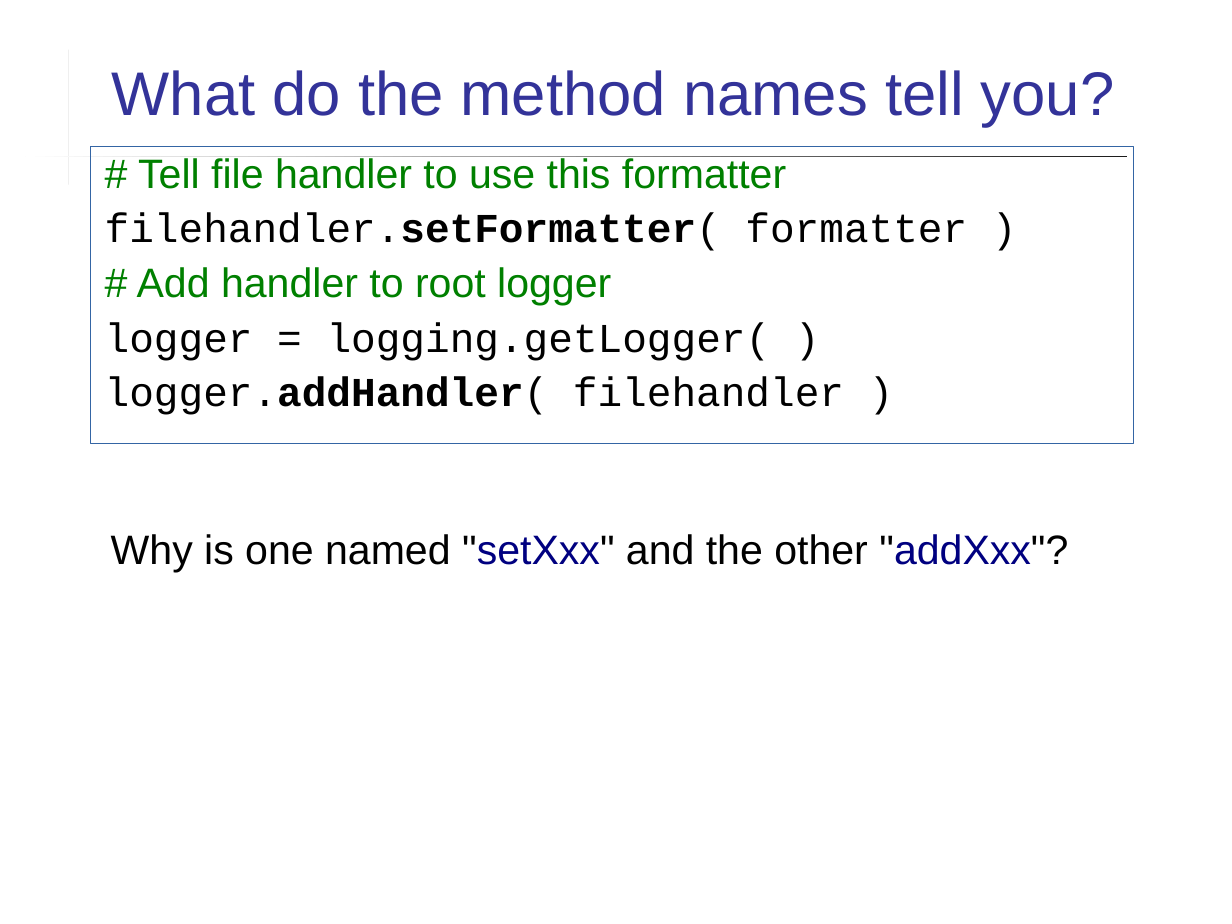
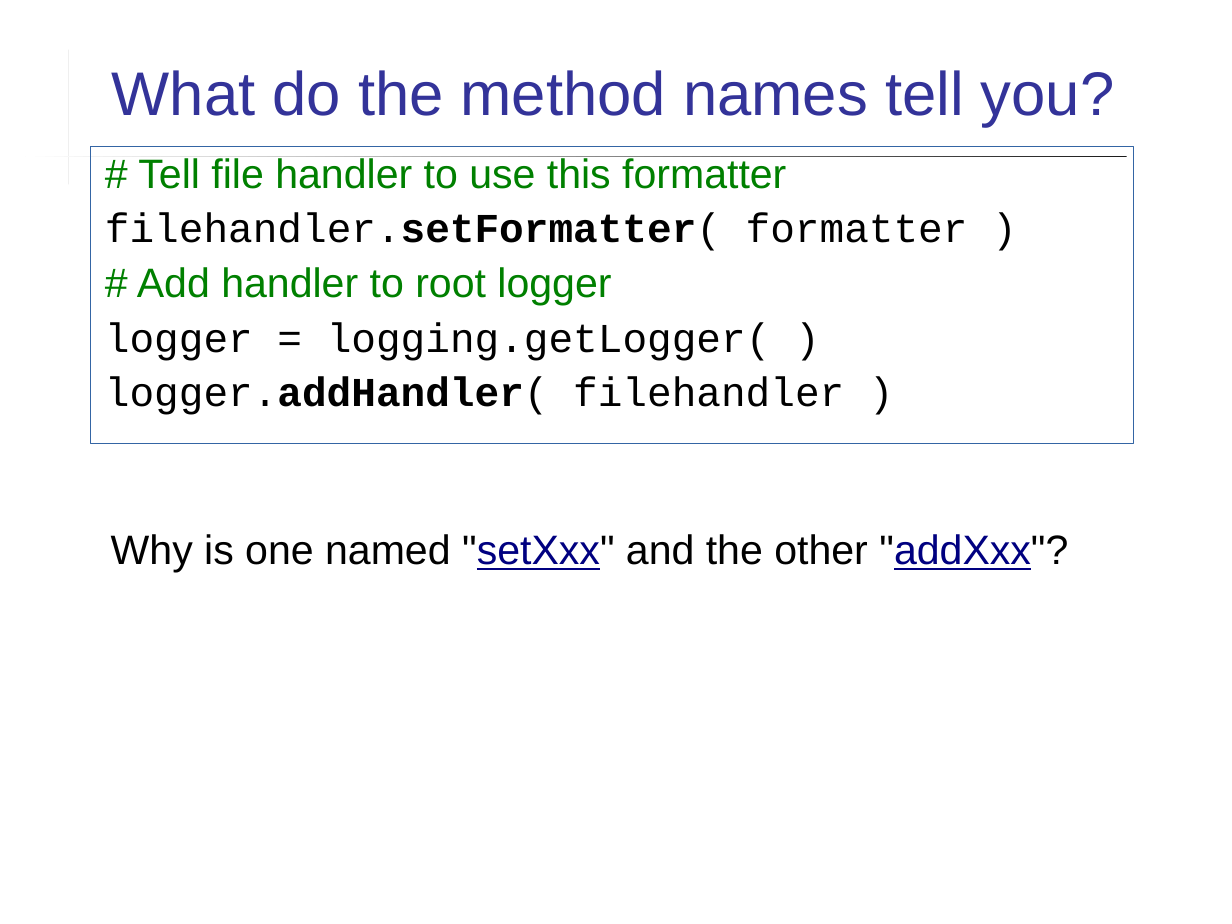
Before and after one commit to cpske/ISP, a slide deck: slide 27 of logging/Logging.ppt. Drawn at 1232x924 pixels with LibreOffice and Linux fonts; fonts in the diff are those of the drawing. Boxes give left, top, right and bottom in pixels: in the first picture for what was removed or moved away, otherwise in the second. Text is boxed around its words. In the diff, an @@ line names an element or a change of style, - is before the commit and + after.

```diff
--- a/logging/Logging.ppt
+++ b/logging/Logging.ppt
@@ text "Why is one named "setXxx" ..." at bbox=[111, 534, 1068, 572]: underline on in ""setXxx" "addXxx"?" @@
```
Also in this commit, not shown: 3 other slides changed, 4 other files.
